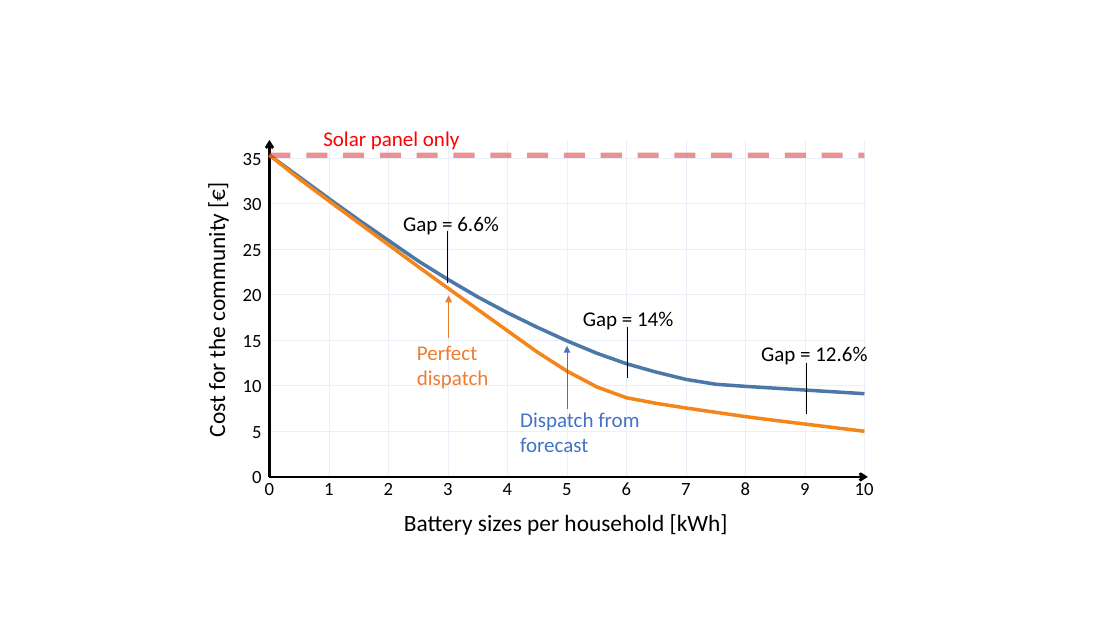
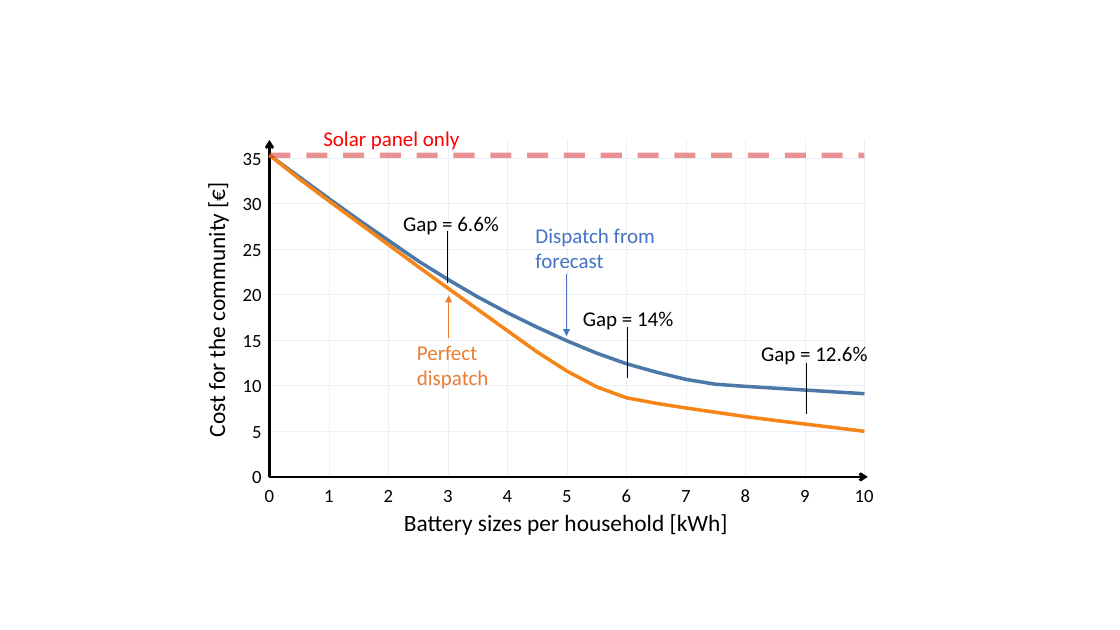
Before and after one commit to Jonathan56/supplementary_thesis, a slide deck: slide 47 of figures.pptx. Drawn at 1120x630 pixels with LibreOffice and Linux fonts; fonts in the diff are those of the drawing. Boxes give left, top, right and bottom in pixels: in the first picture for what was removed or moved away, otherwise in the second. Text is boxed around its words. In the diff, an @@ line names an element or a change of style, - is before the commit and + after.

```diff
--- a/figures.pptx
+++ b/figures.pptx
@@ text "Dispatch from forecast" rewrapped from <box>520,412,639,452</box> to <box>535,228,655,275</box> @@
@@ arrow moved from (567, 409) - (567, 346) to (566, 275) - (566, 336) @@
@@ 10 texts: place and size @@
-10 texts at <box>324,480,874,495</box>
+10 texts at <box>324,489,874,502</box>
```
Also in this commit, not shown: 1 other slide changed, 5 slides added, 14 other files.
